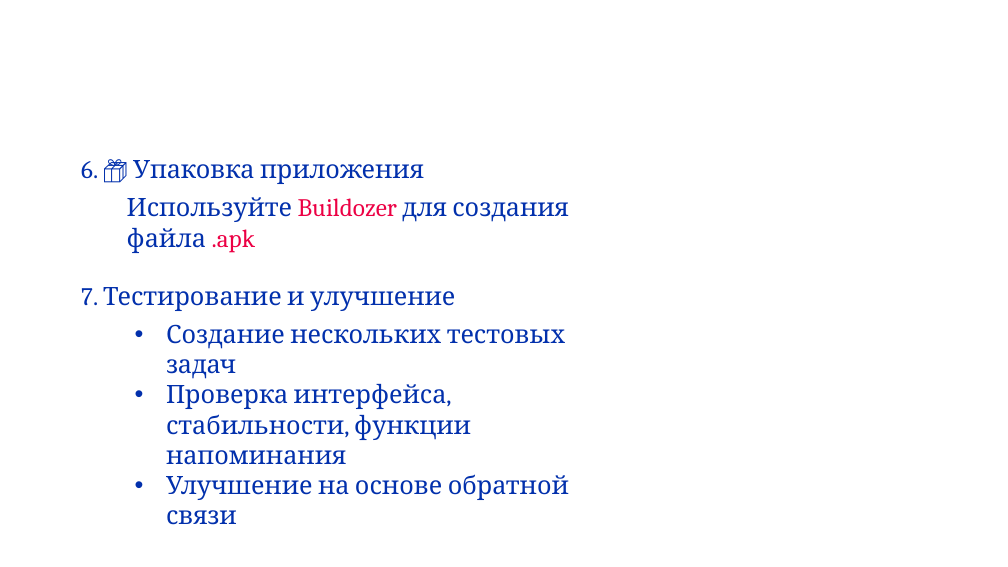
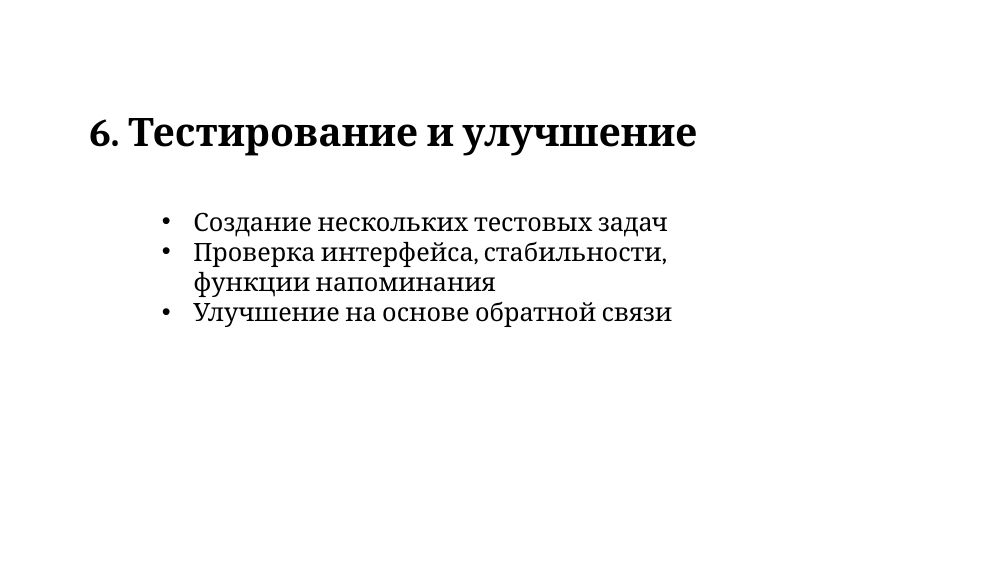
Before and after one commit to quanmh25/Final_Project_2025, a slide deck: slide 13 of Guide/presentation.pptx (slide 6 before the commit). Drawn at 1008x567 pixels with LibreOffice and Linux fonts; fonts in the diff are those of the drawing; background and template pictures are left out. Boxes give left, top, right and bottom in pixels: in the first picture for what was removed or moved away, otherwise in the second. Text is boxed around its words. In the diff, an @@ line names an element or a change of style, - is before the commit and + after.

```diff
--- a/Guide/presentation.pptx
+++ b/Guide/presentation.pptx
@@ text at box(90, 118, 698, 156): text changed; size 18 to 28 pt; text colour #0230AC to #000000; bold on @@
-7. Тестирование и улучшение
+6. Тестирование и улучшение
@@ text removed at box(81, 160, 424, 184) @@
-6. 📦 Упаковка приложения
@@ text removed at box(127, 198, 568, 253) @@
-Используйте Buildozer для создания файла .apk
@@ text "Создание нескольких тестовых задач": place and size @@
-text "Создание нескольких тестовых задач" at box(166, 324, 569, 525)
+text "Создание нескольких тестовых задач" at box(193, 212, 673, 327)
@@ text "Создание нескольких тестовых задач" at box(193, 212, 673, 327): text colour #0230AC to #000000 @@
```
Also in this commit, not shown: 4 other slides changed, 12 slides added, 2 slides removed.
